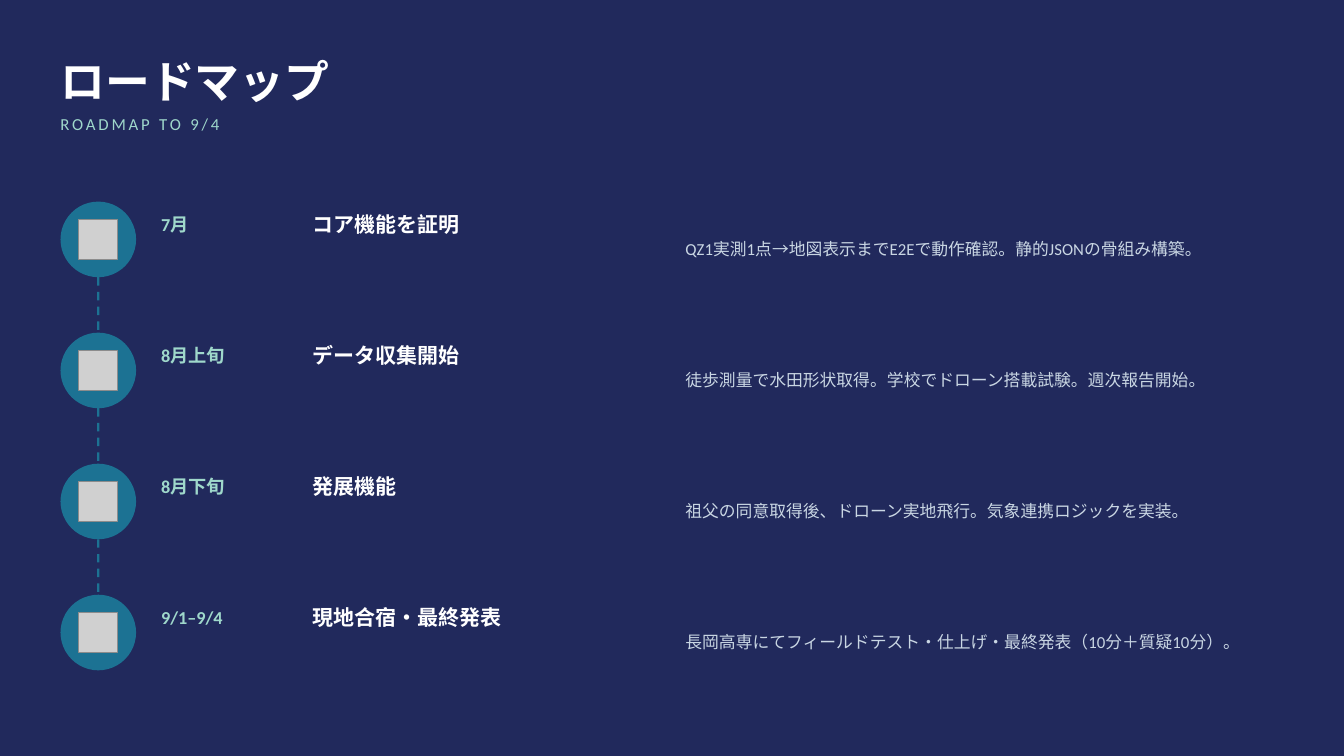
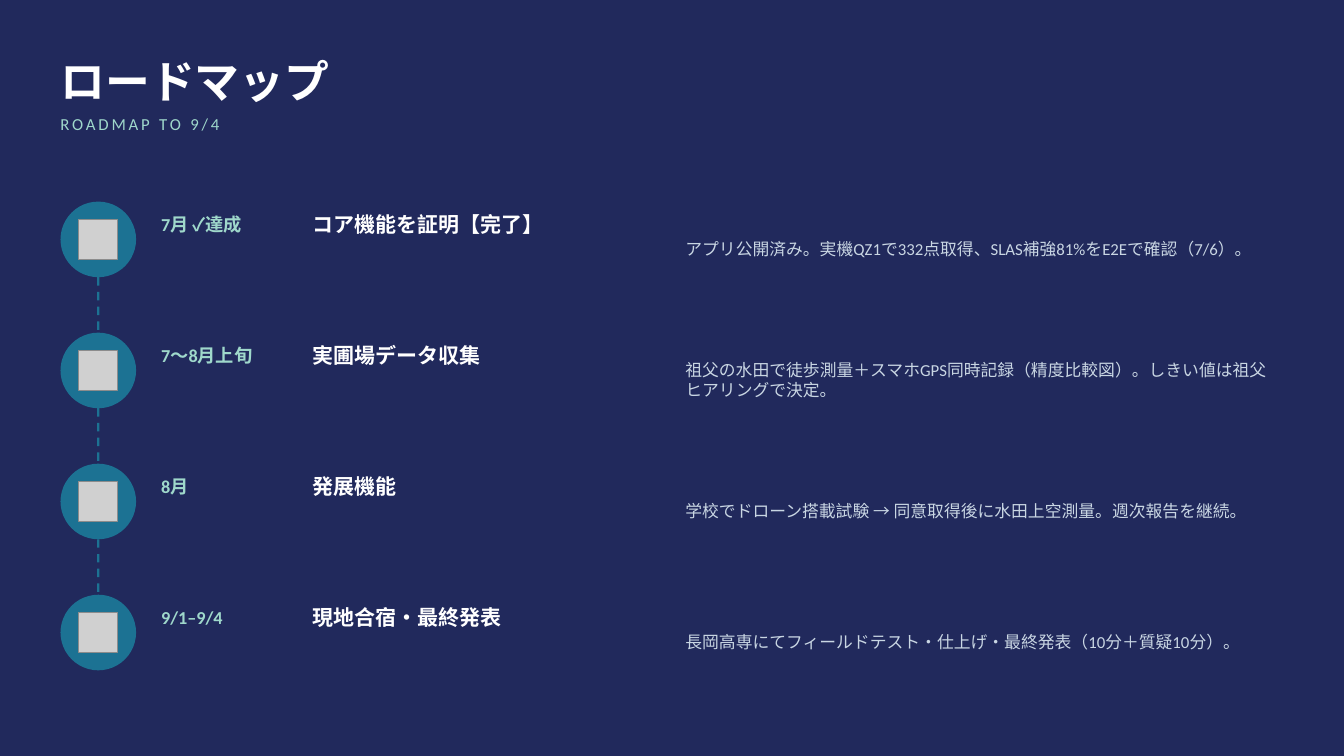
Before and after one commit to Klayertan/michibiki-suimon-navi, a slide deck: slide 12 of Suimon_Navi_Plan.pptx (slide 8 before the commit). Drawn at 1344x756 pixels with LibreOffice and Linux fonts; fonts in the diff are those of the drawing; grey boxes stand for pictures. Boxes give left, top, right and bottom in pixels: in the first picture for what was removed or moved away, otherwise in the second. Text is boxed around its words. In the diff, an @@ line names an element or a change of style, - is before the commit and + after.

```diff
--- a/Suimon_Navi_Plan.pptx
+++ b/Suimon_Navi_Plan.pptx
@@ text at bbox=[161, 215, 243, 233]: text changed @@
-7月
+7月 ✓達成
@@ text at bbox=[312, 214, 543, 234]: text changed @@
-コア機能を証明
+コア機能を証明【完了】
@@ text at bbox=[685, 241, 1251, 257]: text changed @@
-QZ1実測1点→地図表示までE2Eで動作確認。静的JSONの骨組み構築。
+アプリ公開済み。実機QZ1で332点取得、SLAS補強81%をE2Eで確認（7/6）。
@@ text at bbox=[161, 347, 252, 364]: text changed @@
-8月上旬
+7〜8月上旬
@@ text at bbox=[312, 345, 480, 365]: text changed @@
-データ収集開始
+実圃場データ収集
@@ text at bbox=[685, 362, 1266, 397]: text changed @@
-徒歩測量で水田形状取得。学校でドローン搭載試験。週次報告開始。
+祖父の水田で徒歩測量＋スマホGPS同時記録（精度比較図）。しきい値は祖父ヒアリングで決定。
@@ text at bbox=[161, 478, 188, 495]: text changed @@
-8月下旬
+8月
@@ text at bbox=[685, 503, 1247, 519]: text changed @@
-祖父の同意取得後、ドローン実地飛行。気象連携ロジックを実装。
+学校でドローン搭載試験 → 同意取得後に水田上空測量。週次報告を継続。
```
Also in this commit, not shown: 4 other slides changed, 4 slides added, 1 other file.
